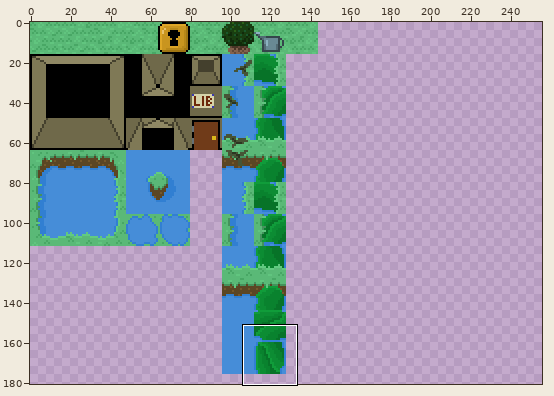
Edited in one commit: sprite sheet (src/data/image/15-garden.png). Above: a wide view before the commit, with the close-up outlined.
Close-up. Earlier state:
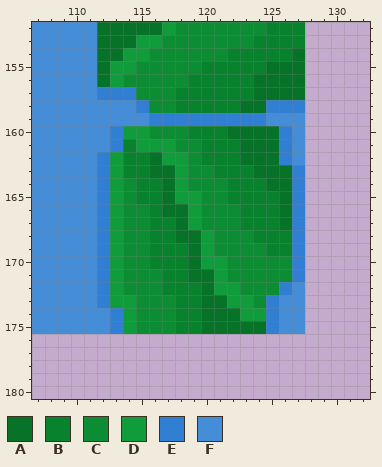
The file is 256x256 pixels. Colours within 5 levels of each other are drawn and written as one. Shown: x 107..132, y 152..180. The wide view leaves out empty margins. The commit also changed other parts of the picture, which this record leaves out.
Palette (. is transparent): A #077328  B #09822e  C #0c8c33  D #109c3a  E #317fd2  F #468dd8
Pixels before, first column x 107:
152 FFFFFAAAAADCCCCCCCBBB
153 FFFFFAAADDCCCCCCCBBBB
154 FFFFFAADDCCCCCCBBBBBA
155 FFFFFADDCCCCCBBBBBAAA
156 FFFFFADCCCCCBBBBBAAAA
157 FFFFFEEECCCBBBBBBAAAA
158 FFFFFFFFECCBBBBBAAEEE
159 FFFFFFFFFEEEEEEEEEFFF
160 FFFFFFEDDCCCBBBAAAAEF
161 FFFFFFEBDDDCCBBBAAAEF
162 FFFFFEDBBADDCBBBAAAEF
163 FFFFFEDBBAADCCBBBAAAE
164 FFFFFEDCBBADCCCBBBAAE
165 FFFFFEDCBBADDCCBBBBAE
166 FFFFFEDCCBAADCCCBBBAE
167 FFFFFEDCCBBADCCCBBBAE
168 FFFFFEDCCBBAADCCCBBBE
169 FFFFFEDCCBBBADCCCCBBE
170 FFFFFEDCCBBBADDCCCCCE
171 FFFFFEDCCCBBAADCCCCCE
172 FFFFFEDCCCBBBADDCCCEF
173 FFFFFEDDCCCBBAADDCEFF
174 FFFFFFEDCCCBBAAADDEFF
175 FFFFFFEDCCCBBAAAAAEFF
And afterwards:
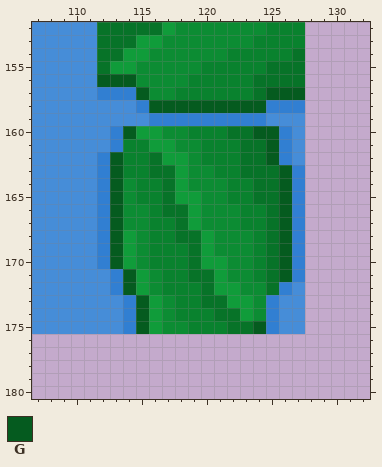
Colours new in this view: G #055b1f
What changed:
Changed rows in their new state; - is an unchanged pixel.
first column x 112:
156 GGG-------------
157 ---G---------GGG
158 ----GGGGGGGGG---
160 --G-D-------GG--
161 ---B---------G--
162 -G-----------G--
163 -G---------A--G-
164 -G----------A-G-
165 -G----------AAG-
166 -G-----------AG-
167 -G-----------AG-
168 -GD----------AG-
169 -GD---------BAG-
170 -GD---------BAG-
171 FEGD--------BAG-
172 FEGD---------A--
173 FFEGD-----------
174 -FEGD---B---C---
175 -FEGD-C-BB--G---
Pixel boxes of the changes (left, top, right, bottom) in both close-ups:
changed: (97, 74, 305, 334)
